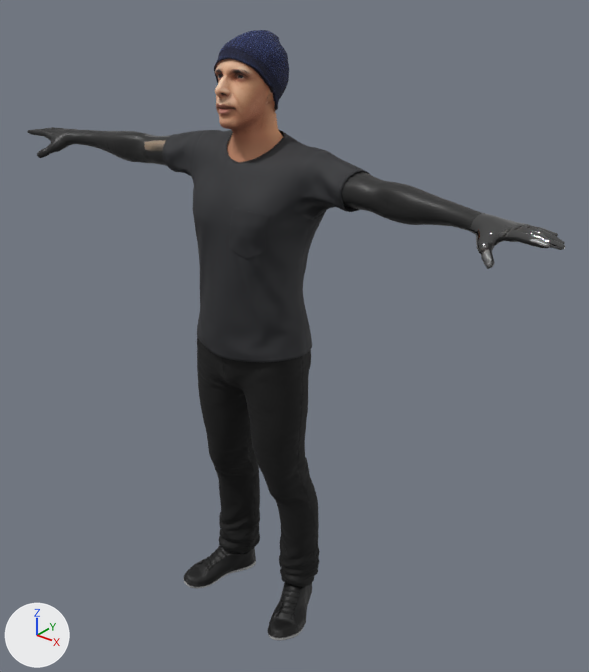
The glTF model cly3dj/models/avatar/cly3dj_tripo.glb: old version first, new version second.
Rendered twice from a 50 mm camera at (1.421, -1.59, 1.985) aimed at (0.081, 0.085, 0.946). The axes (+X, +Y, +Z) are drawn at lower left. The lights are the same throughout. The picture after the commit comes second.

Names of what the first picture shows: 'AvatarBody', 'Tripo_Head', 'outfit_bottom', 'outfit_shoes', 'outfit_top'.
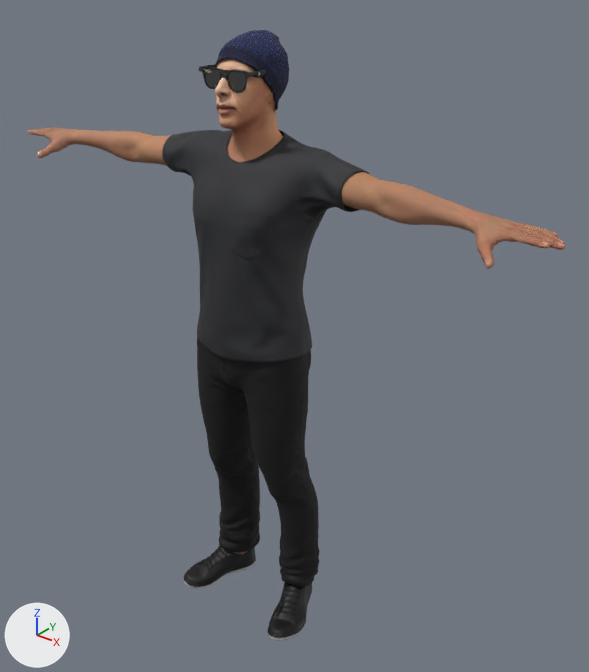
Boxes [x1, y1, x2, y2] around the edits, measured in the pictures (589 x 672 px):
'AvatarBody', surface changed: [27, 127, 565, 554] in both
'AR_Glasses_Frame', added: after [199, 64, 265, 93]

What changed in the scene script:
```text
Add img_image_0_001:
    img_image_0_001 = load_image('Image_0.001', '_unpacked/Image_0.001', 512, 512, 'sRGB')
Add img_image_1_001:
    img_image_1_001 = load_image('Image_1.001', '_unpacked/Image_1.001', 512, 512, 'Non-Color')
Add img_image_2_001:
    img_image_2_001 = load_image('Image_2.001', '_unpacked/Image_2.001', 512, 512, 'Non-Color')
Change mat_avatarbody:
    where n2 = _N.new('ShaderNodeTexImage'); n2.name = 'Image Texture'
    n2.image: img_image_0 -> img_image_0_001
    where n4 = _N.new('ShaderNodeTexImage'); n4.name = 'Image Texture.001'
    n4.image: img_image_1 -> img_image_1_001
    where n6 = _N.new('ShaderNodeTexImage'); n6.name = 'Image Texture.002'
    n6.image: img_image_2 -> img_image_2_001
Add mat_main:
    mat_main = bpy.data.materials.new('Main')
    # uses the picture img_image_0
    # uses the picture img_image_1
    # uses the picture img_image_2
Add me_glasses_low_main_0:
    me_glasses_low_main_0.from_pydata(...)  # 3001 vertices, 5928 faces; spans x -0.083..0.083, y -0.096..-0.028, z 1.653..1.705
    me_glasses_low_main_0.materials.append(mat_main)
Add ob_ar_glasses_frame:
    ob_ar_glasses_frame = bpy.data.objects.new('AR_Glasses_Frame', me_glasses_low_main_0)
    ob_ar_glasses_frame.location = (0.0, 0.0, 0.0)
```
